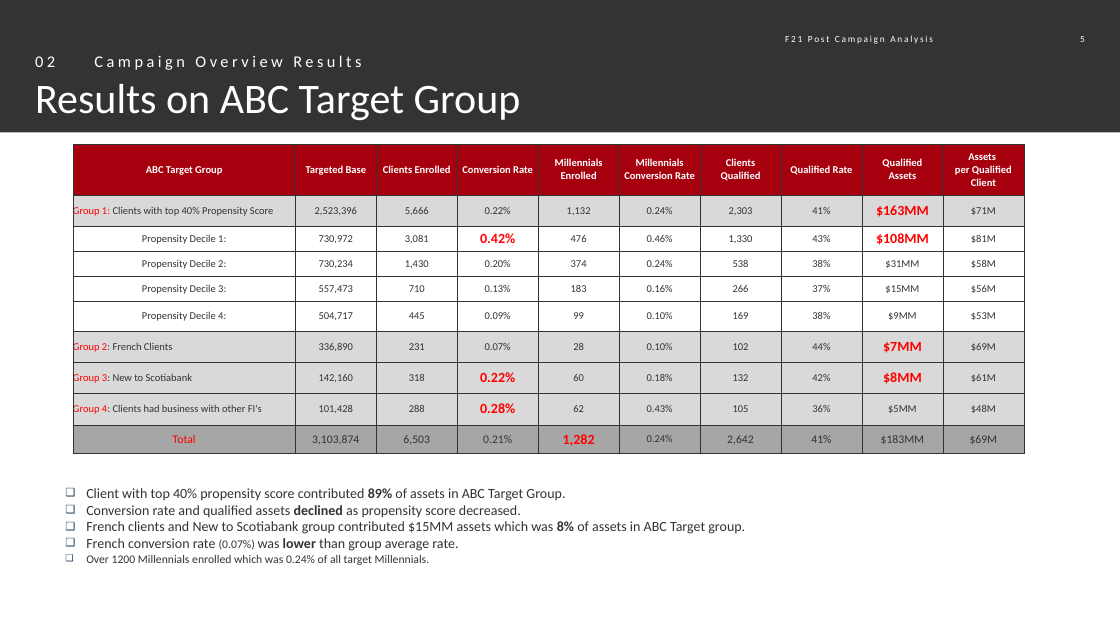
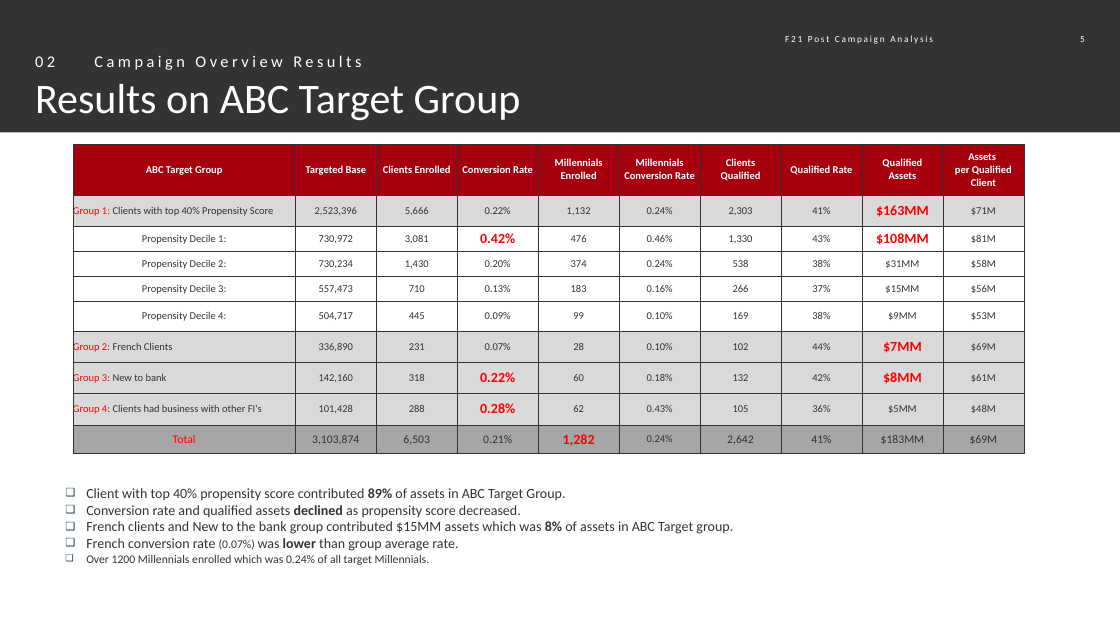
Before and after one commit to ClareRuan/Post-Campaign-Analysis-for-Online-Brokerage-Business, a slide deck: slide 5 of F21 Winter Post Campaign Analysis_demo.pptx. Drawn at 1120x630 pixels with LibreOffice and Linux fonts; fonts in the diff are those of the drawing. Boxes give left, top, right and bottom in pixels: in the first picture for what was removed or moved away, otherwise in the second. Text is boxed around its words. In the diff, an @@ line names an element or a change of style, - is before the commit and + after.

```diff
--- a/F21 Winter Post Campaign Analysis_demo.pptx
+++ b/F21 Winter Post Campaign Analysis_demo.pptx
@@ table at (x1=73, y1=144, x2=1025, y2=454) @@
-row 8, column 1: Group 3: New to Scotiabank
+row 8, column 1: Group 3: New to bank
@@ text at (x1=86, y1=521, x2=733, y2=534): text changed @@
-❑ French clients and New to Scotiabank group contributed $15MM assets which was 8% of assets in ABC Target group.
+❑ French clients and New to the bank group contributed $15MM assets which was 8% of assets in ABC Target group.
```
Also in this commit, not shown: 3 other slides changed.
